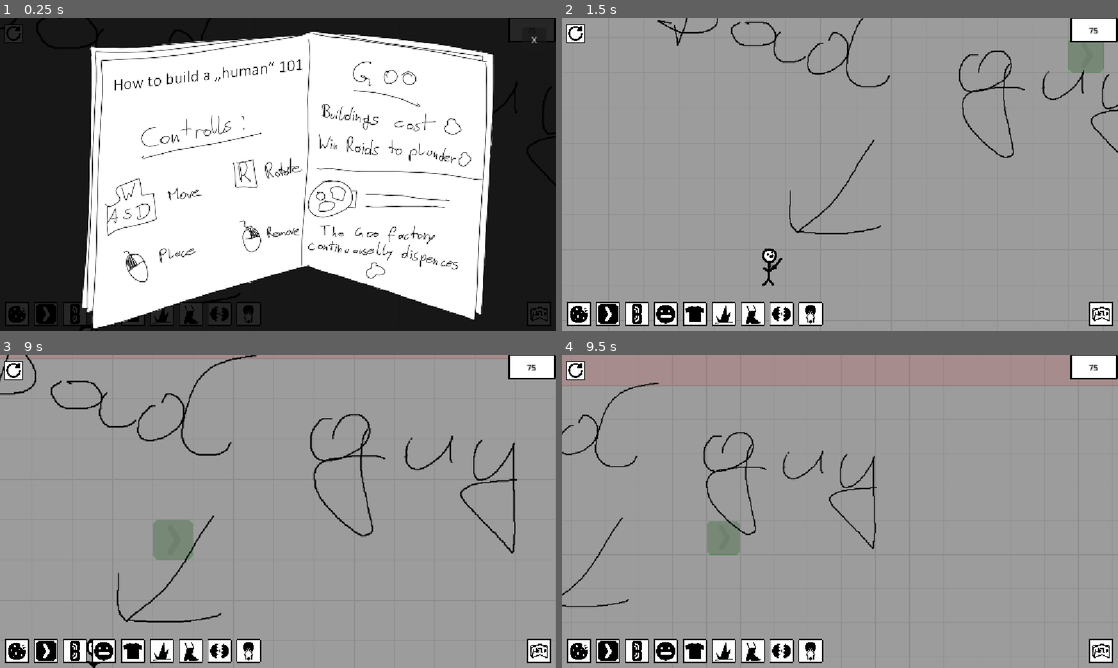
Above: before the commit, frames 1-4 (two rows, left to right).
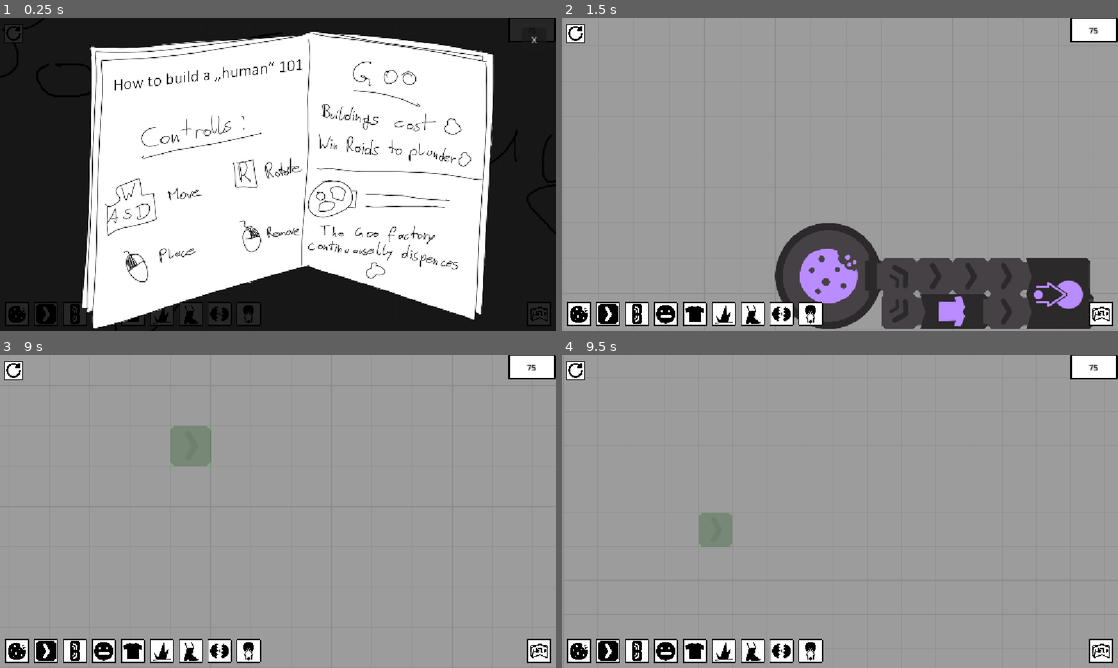
Above: after the commit, the same moments.

Repository: Schlutzkrapfen/Camara-Game
Game: Godot game, scene res://Levels/Tutorial2.tscn
Two runs of this game, one before a commit and one after it. Both use one fixed random seed, a clock stepped at 60 frames per second and the inputs below. This scene is started directly instead of the project's main scene.
Inputs (mouse positions are in pixels of both pictures, inside the frame that each line leads up to):
- Up to frame 1 (0.25 s): no input
- Up to frame 2 (1.5 s): tap Enter at 0.5 s; move the mouse to (962, 158) at 0.52 s; hold D 0.53-1.25 s; tap 0 (Aliver) at 0.6 s; click (962, 158) at 0.67 s; tap Space at 0.77 s; click "X" at 1.25 s
- Up to frame 3 (9 s): click (11, 370) at 2 s; tap Space at 2.75, 3.02, 4.25, 4.52, 5.27, 5.75, 6.02, 7.52, 8.27 s; move the mouse to (166, 527) at 2.77 s; hold S 2.78-3.53 s; tap 2 (Belt) at 2.85 s; tap Enter at 3.5, 5 s; move the mouse to (333, 442) at 3.52 s; hold D 3.53-4.28 s; tap 8 (Combiner) at 3.6 s; move the mouse to (250, 574) at 4.27 s; hold 9 (Upgrader) 4.28-5.03 s; tap ' (Goo_maker) at 4.35 s; click (250, 574) at 4.42 s; move the mouse to (444, 558) at 5.02 s; hold A 5.03-6.53 s; tap 4 (HeadFactory) at 5.1 s; move the mouse to (111, 464) at 5.77 s; tap 7 (Leg) at 5.85 s; move the mouse to (305, 511) at 6.52 s; hold S 6.53-7.28 s; tap 6 (Spike) at 6.6 s; click (305, 511) at 6.67 s; move the mouse to (194, 433) at 7.27 s; hold D 7.28-8.03 s; tap 3 (Splitter) at 7.35 s; move the mouse to (400, 495) at 8.02 s; hold 9 (Upgrader) 8.03-8.78 s; tap 5 (Torso) at 8.1 s; move the mouse to (166, 527) at 8.77 s; hold D from 8.78 s (still down); right-click (166, 527) at 8.85 s; click (166, 527) at 8.92 s
- Up to frame 4 (9.5 s): keep holding D; tap Space at 9.02 s

The runs differ from the first frame. In frame 2, 15% of the frame differs, in the area x 17-100%, y 0-100%; in frame 3, 3.8%; in frame 4, 2.4%.

Commit message:
fix: Raid loop + Abandon Raid  + Win screen

Diff:
--- a/Levels/Enemies/Guard_WatchTower.tscn
+++ b/Levels/Enemies/Guard_WatchTower.tscn
@@ -11,6 +11,7 @@
 attackDamage = 15
 attackCooldown = 5.0
 attackRange = 500.0
+isSpawner = true
 spawn = ExtResource("2_ustfx")
 minSpawnTime = 5.0
 maxSpawnTime = 8.0
--- a/Levels/Settlements/BossLevel.tscn
+++ b/Levels/Settlements/BossLevel.tscn
@@ -6,6 +6,7 @@
 [ext_resource type="PackedScene" uid="uid://cjcejf36f00c5" path="res://Levels/Enemies/Guard_WatchTower.tscn" id="3_iqknn"]
 
 [node name="TestSettlement" type="Node2D" unique_id=1731217481]
+position = Vector2(12, -1657)
 
 [node name="Outpost2" parent="." unique_id=1843378386 instance=ExtResource("1_tfkhk")]
 
--- a/Levels/Tutorial0.tscn
+++ b/Levels/Tutorial0.tscn
@@ -167,11 +167,13 @@
 texture = ExtResource("1_aijsb")
 region_enabled = true
 region_rect = Rect2(0, 0, 40000, 40000)
+metadata/_edit_lock_ = true
 
 [node name="Sprite2D" type="Sprite2D" parent="." unique_id=9532409]
 position = Vector2(-13.9, 3246.495)
 scale = Vector2(4.02, 4.02)
 texture = ExtResource("2_qcsq8")
+metadata/_edit_lock_ = true
 
 [node name="Camera2D" type="Camera2D" parent="." unique_id=1101754663]
 script = ExtResource("3_pacoq")
--- a/Levels/main_scene_RobertTesting.tscn
+++ b/Levels/main_scene_RobertTesting.tscn
@@ -38,6 +38,7 @@
 [ext_resource type="PackedScene" uid="uid://bm7mbhlfu68eb" path="res://Levels/Settlements/LargeVillage.tscn" id="33_jgmq5"]
 [ext_resource type="PackedScene" uid="uid://cp1dcam88gwgc" path="res://Levels/Settlements/BossLevel.tscn" id="34_as7p5"]
 [ext_resource type="Resource" uid="uid://ds1h07h3kqhtq" path="res://Resourcen/main_level.tres" id="35_0s4sc"]
+[ext_resource type="PackedScene" uid="uid://ckpa0ih66ltdh" path="res://Levels/winscreen.tscn" id="35_mxtv1"]
 [ext_resource type="PackedScene" uid="uid://12viga72ue0v" path="res://Levels/audiomanager.tscn" id="38_o4py4"]
 
 [sub_resource type="TileSetAtlasSource" id="TileSetAtlasSource_mne4e"]
@@ -179,12 +180,11 @@
 
 [node name="Camera2D" type="Camera2D" parent="." unique_id=1101754663]
 script = ExtResource("1_q6pkb")
-locked = true
 edge_scrolling_enabled = false
 min_zoom = 0.0
 max_zoom = 0.7
 zoom_step = 1.15
-min_y = -14000.0
+min_y = -5000.0
 max_y = 7300.0
 min_x = -7600.0
 max_x = 7600.0
@@ -221,7 +221,8 @@
 tilemap = NodePath("../MainTailMap/FlowField")
 main_tilemap = NodePath("../MainTailMap")
 soundManager = NodePath("../Audiomanager")
-settlements = Array[PackedScene]([ExtResource("15_814nw"), E …(207 unchanged characters)… rce("33_jgmq5"), ExtResource("34_as7p5")])
+settlements = Array[PackedScene]([ExtResource("15_814nw"), E …(207 unchanged characters)… rce("33_jgmq5"), ExtResource("34_as7p5"), ExtResource("35_mxtv1")])
+raidYOffset = -1500.0
 level_res = ExtResource("35_0s4sc")
 tutorial_images = Array[Texture2D]([ExtResource("24_vv2xv"), ExtResource("25_hmfgy"), ExtResource("26_8pwl7")])
 metadata/_custom_type_script = "uid://do8dom7rcdpjx"
--- a/Levels/winscreen.tscn
+++ b/Levels/winscreen.tscn
@@ -2,16 +2,19 @@
 
 [ext_resource type="Script" uid="uid://cgaqtcg3a2jxc" path="res://Levels/winscreen.gd" id="1_ijdhs"]
 
-[node name="Winscreen" type="Control" unique_id=1675074813]
+[node name="Node2D" type="Node2D" unique_id=1163826272]
+
+[node name="Winscreen" type="Control" parent="." unique_id=1675074813]
 layout_mode = 3
 anchors_preset = 15
 anchor_right = 1.0
 anchor_bottom = 1.0
 grow_horizontal = 2
 grow_vertical = 2
+scale = Vector2(3, 3)
 script = ExtResource("1_ijdhs")
 
-[node name="MarginContainer" type="MarginContainer" parent="." unique_id=770682984]
+[node name="MarginContainer" type="MarginContainer" parent="Winscreen" unique_id=770682984]
 layout_mode = 1
 anchors_preset = 8
 anchor_left = 0.5
@@ -25,19 +28,19 @@
 grow_horizontal = 2
 grow_vertical = 2
 
-[node name="VBoxContainer" type="VBoxContainer" parent="MarginContainer" unique_id=1559819555]
+[node name="VBoxContainer" type="VBoxContainer" parent="Winscreen/MarginContainer" unique_id=1559819555]
 layout_mode = 2
 
-[node name="Label" type="Label" parent="MarginContainer/VBoxContainer" unique_id=768331858]
+[node name="Label" type="Label" parent="Winscreen/MarginContainer/VBoxContainer" unique_id=768331858]
 layout_mode = 2
 size_flags_horizontal = 4
 size_flags_vertical = 1
 theme_override_font_sizes/font_size = 200
 text = "You Win"
 
-[node name="Button" type="Button" parent="MarginContainer/VBoxContainer" unique_id=739880126]
+[node name="Button" type="Button" parent="Winscreen/MarginContainer/VBoxContainer" unique_id=739880126]
 layout_mode = 2
 size_flags_horizontal = 4
 text = "Restart"
 
-[connection signal="button_up" from="MarginContainer/VBoxContainer/Button" to="." method="_on_button_button_up"]
+[connection signal="button_up" from="Winscreen/MarginContainer/VBoxContainer/Button" to="Winscreen" method="_on_button_button_up"]
--- a/script/Creature.gd
+++ b/script/Creature.gd
@@ -102,7 +102,7 @@
 		else:
 			## Move towards target
 			if target != null:
-				position += (target.position - self.position).normalized() * delta * speed
+				global_position += (target.global_position - global_position).normalized() * delta * speed
 			else:
 				target = SearchForTarget()
 
--- a/script/enemy.gd
+++ b/script/enemy.gd
@@ -64,7 +64,7 @@
 		else:
 			## Move towards target
 			if speed > 0:
-				position += (target.position - self.position).normalized() * delta * speed
+				global_position += (target.global_position - global_position).normalized() * delta * speed
 
 
 func SearchForTarget() -> Node2D:
--- a/script/globals/GameManager.gd
+++ b/script/globals/GameManager.gd
@@ -15,6 +15,9 @@
 @export var settlements: Array[PackedScene]
 var curSettlementIndex: int = 0
 var curSettlement: Node2D
+@export var raidYOffset: float = 100
+@export var raidText: String = "RAID"
+@export var raidTextEnd: String = "ABANDON RAID"
 @export var goo_win_amount:Array[int]  = [20,20,40,100,140,200,200,200,
 200,200,200,200,200,200,1000,1000,1000,1000,1000,1000,]
 
@@ -43,6 +46,7 @@
 @onready var btn_Upgrader: TextureButton = $"../UI/Margin/HBox/Upgrader"
 @onready var btn_Aliver: TextureButton = $"../UI/Margin/HBox/Aliver"
 @onready var btn_Raid: TextureButton = $"../UI/Margin/HBox/RAID"
+@onready var btn_RaidText: Label = $"../UI/Margin/HBox/RAID/Label"
 @onready var btn_Tutorial: TextureButton = $"../UI/Margin2/Tutorial"
 @onready var btn_restart: TextureButton = $"../UI/MarginContainer2/Restart"
 @onready var label_cookie_counter: Label = $"../UI/MarginContainer/TextureRect/Label"
@@ -58,7 +62,7 @@
 	btn_Combiner.pressed.connect(func(): Global.current_house = 7)
 	btn_Upgrader.pressed.connect(func(): Global.current_house = 8)
 	btn_Aliver.pressed.connect(func(): Global.current_house = 9)
-	btn_Raid.pressed.connect(func(): StartRaid())
+	btn_Raid.pressed.connect(_on_raid_button_pressed)
 	btn_Tutorial.pressed.connect(func(): ShowTutorial())
 	btn_restart.pressed.connect(func(): restart())
 	label_cookie_counter.text = str(Global.curGoo)
@@ -105,24 +109,42 @@
 
 # --- Raids --------------------------------------------------------------------
 
-func StopRaid() -> void:
-	# curSettlementIndex += 1 evtl -> would even increase when the raid failed
-	cam.locked = true;
-
-
-var check_amount:float = 1
-func check_if_finished() -> void:
-	while get_tree().get_node_count_in_group("enemies") >= 1:
+var raid_id: int = 0  # bumped whenever a raid starts or stops, so stale check loops bail out
+var check_amount: float = 1
+
+func _on_raid_button_pressed() -> void:
+	if curGameState == GameState.RAIDING:
+		StopRaid(false)
+	else:
+		StartRaid()
+
+func StopRaid(WonRaid: bool) -> void:
+	raid_id += 1  # invalidates any running check_if_finished loop
+	curGameState = GameState.BUILDING
+	#cam.locked = true
+	btn_RaidText.text = raidText
+
+	if WonRaid:
+		Global.curGoo += goo_win_amount[curSettlementIndex]
+		label_cookie_counter.text = str(Global.curGoo)
+		curSettlementIndex += 1
+
+		if curSettlementIndex == settlements.size():
+			GameWon()
+	else:
+		for enemy in get_tree().get_nodes_in_group("enemies"):
+			enemy.queue_free()
+
+func check_if_finished(id: int) -> void:
+	while id == raid_id and get_tree().get_node_count_in_group("enemies") >= 1:
 		await get_tree().create_timer(check_amount).timeout
-	btn_Raid.disabled = false
-	Global.curGoo += goo_win_amount[curSettlementIndex]
-	label_cookie_counter.text = str(Global.curGoo)
-	if curSettlementIndex == settlements.size():
-		GameWon()
-
+
+	# Only count as a win if this raid is still the active one
+	# (i.e. it wasn't abandoned or replaced while we were waiting).
+	if id == raid_id and curGameState == GameState.RAIDING:
+		StopRaid(true)
 
 func StartRaid() -> void:
-	btn_Raid.disabled = true
 	if settlements == null:
 		return
 	if settlements.size() == curSettlementIndex:
@@ -130,14 +152,18 @@
 		return
 	tilemap.remove_alive_items_flowfied()
 	curGameState = GameState.RAIDING
-	cam.locked = false;
-	var newSettlement := settlements[curSettlementIndex].instantiate()
+	#cam.locked = false
+	btn_RaidText.text = raidTextEnd
+
+	var newSettlement := settlements[curSettlementIndex].instantiate() as Node2D
+	newSettlement.position.y += raidYOffset
 	self.add_child(newSettlement)
-	check_if_finished()
 	if curSettlement != null:
 		curSettlement.queue_free()
 	curSettlement = newSettlement
-	curSettlementIndex += 1
+
+	raid_id += 1
+	check_if_finished(raid_id)
 
 func _input(event: InputEvent) -> void:
 	if event.is_action_released("build_delete") or event.is_action_released("build_place"):
